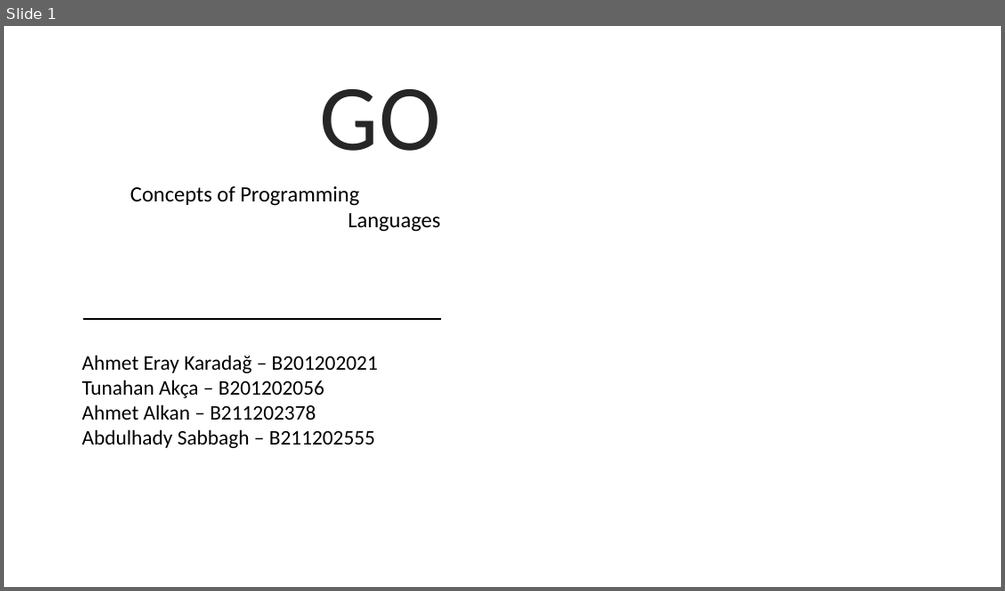
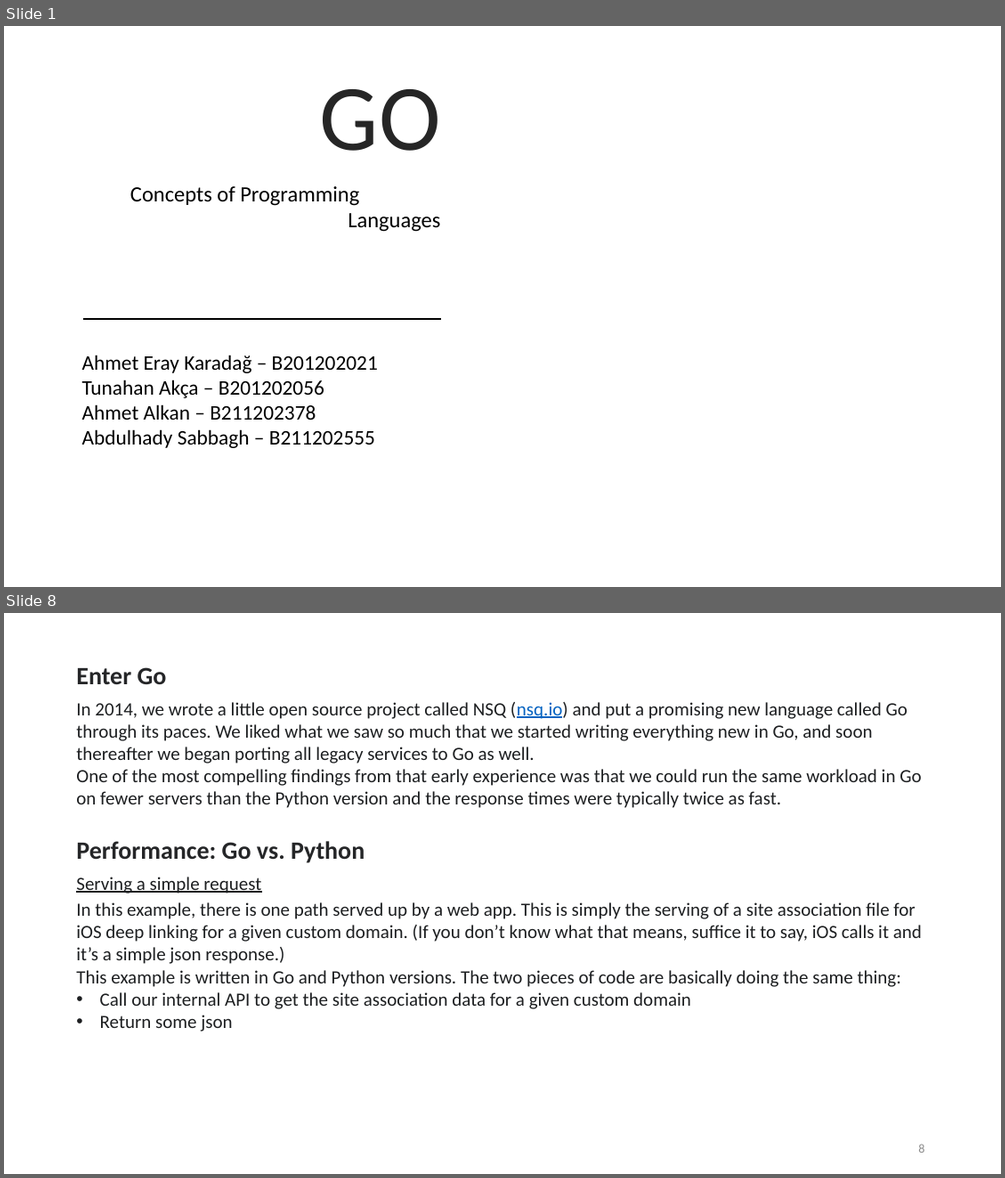
Before and after one commit to eraykaradag/pdp, a slide deck: GO.pptx. Shown one above the other, each under a label of ours: slide 1 before the commit, slides 1 and 8 after it; the slides between them are not shown. The pictures are 1005x591 and 1005x1178 pixels, drawn with LibreOffice and Linux fonts; fonts in the diff are those of the drawing; background and template pictures are left out. Boxes give left, top, right and bottom in pixels: in the first picture for what was removed or moved away, otherwise in the second. Text is boxed around its words. In the diff, an @@ line names an element or a change of style, - is before the commit and + after.

```diff
--- a/GO.pptx
+++ b/GO.pptx
@@ slide 8 added at (4,613,1001,1174), background picture (left out) @@
@@ text added at (76,667,922,1031), 18 pt, text #1D1F21 @@
+Enter Go
+In 2014, we wrote a little open source project called NSQ (nsq.io) and put a promising new language called Go through its paces. We liked what we saw so much that we started writing everything new in Go, and soon thereafter we began porting all legacy services to Go as well.
+One of the most compelling findings from that early experience was that we could run the same workload in Go on fewer servers than the Python version and the response times were typically twice as fast.
+Performance: Go vs. Python
+Serving a simple request
+In this example, there is one path served up by a web app. This is simply the serving of a site association file for iOS deep linking for a given custom domain. (If you don’t know what that means, suffice it to say, iOS calls it and it’s a simple json response.)
+This example is written in Go and Python versions. The two pieces of code are basically doing the same thing:
+• Call our internal API to get the site association data for a given custom domain
+• Return some json
@@ page number added at (918,1143,924,1152), 12 pt, text #8C8C8C @@
+8
```
Also in this commit, not shown: 2 slides changed, 7 other slides added, 1 slide removed.
